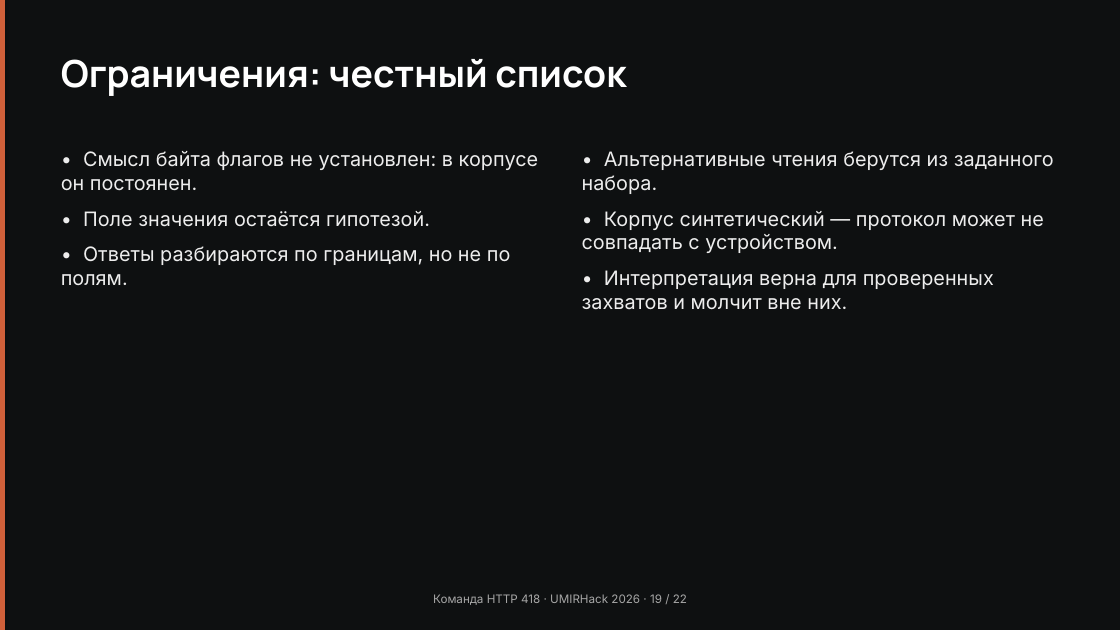
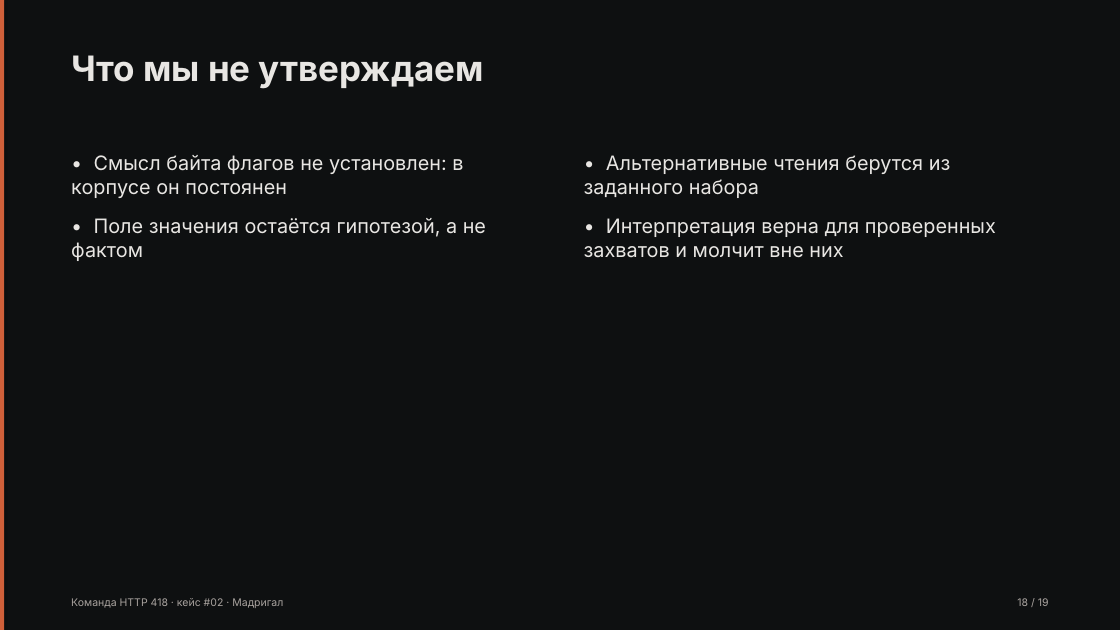
Before and after one commit to Pavel1778/madrigal-protocol-lab, a slide deck: slide 18 of presentation/slides.pptx (slide 19 before the commit). Drawn at 1120x630 pixels with LibreOffice and Linux fonts; fonts in the diff are those of the drawing. Boxes give left, top, right and bottom in pixels: in the first picture for what was removed or moved away, otherwise in the second. Text is boxed around its words. In the diff, an @@ line names an element or a change of style, - is before the commit and + after.

```diff
--- a/presentation/slides.pptx
+++ b/presentation/slides.pptx
@@ text at [71, 55, 484, 88]: text changed; size 32 to 30 pt; font Manrope to Inter; text colour #FFFFFF to #E8E6E3 @@
-Ограничения: честный список
+Что мы не утверждаем
@@ text at [71, 155, 463, 198]: text changed; text colour #EDEDED to #E8E6E3 @@
-• Смысл байта флагов не установлен: в корпусе он постоянен.
-• Поле значения остаётся гипотезой.
-• Ответы разбираются по границам, но не по полям.
+• Смысл байта флагов не установлен: в корпусе он постоянен
@@ text added at [584, 155, 951, 198], 17 pt, text #E8E6E3 @@
+• Альтернативные чтения берутся из заданного набора
@@ text added at [71, 218, 486, 261], 17 pt, text #E8E6E3 @@
+• Поле значения остаётся гипотезой, а не фактом
@@ text at [584, 218, 996, 258]: text changed; text colour #EDEDED to #E8E6E3 @@
-• Альтернативные чтения берутся из заданного набора.
-• Корпус синтетический — протокол может не совпадать с устройством.
-• Интерпретация верна для проверенных захватов и молчит вне них.
+• Интерпретация верна для проверенных захватов и молчит вне них
@@ text at [71, 598, 283, 608]: text changed; size 10 to 9 pt; text colour #A6A6A6 to #A8A29E @@
-Команда HTTP 418 · UMIRHack 2026 · 19 / 22
+Команда HTTP 418 · кейс #02 · Мадригал
@@ text added at [1017, 598, 1049, 606], 9 pt, text #A8A29E @@
+18 / 19
```
Also in this commit, not shown: 1 other slide changed, 17 slides added, 20 slides removed, 13 other files.
